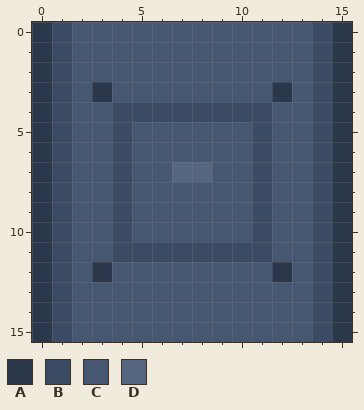
A pixel-art file gets an edit: src/main/art/machines/block/ctm/advstructureblock/vertical.aseprite. The picture above is the old version.
16x16 pixels, 1 frame. Colours within 5 levels of each other are drawn and written as one.
Visible layers, top first: "Hardware and tone variation", "Seams and recesses", "Material".
Palette (. is transparent): A #2b374b  B #3b4b63  C #465871  D #556780
Pixels before, first column x 0:
 0 ABCCCCCCCCCCCCBA
 1 ABCCCCCCCCCCCCBA
 2 ABCCCCCCCCCCCCBA
 3 ABCACCCCCCCCACBA
 4 ABCCBBBBBBBBCCBA
 5 ABCCBCCCCCCBCCBA
 6 ABCCBCCCCCCBCCBA
 7 ABCCBCCDDCCBCCBA
 8 ABCCBCCCCCCBCCBA
 9 ABCCBCCCCCCBCCBA
10 ABCCBCCCCCCBCCBA
11 ABCCBBBBBBBBCCBA
12 ABCACCCCCCCCACBA
13 ABCCCCCCCCCCCCBA
14 ABCCCCCCCCCCCCBA
15 ABCCCCCCCCCCCCBA
The same view after the edit:
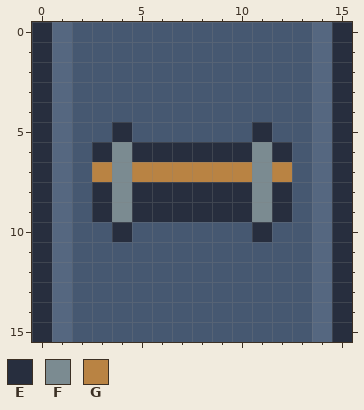
Colours new in this view: E #272e3e  F #7b8b91  G #b98343
The exact change:
layer "Casing and perimeter" added
layer "Recessed channel and clips" added
layer "Material" removed
layer "Seams and recesses" removed
layer "Hardware and tone variation" removed
Layers "Recessed channel and clips", "Casing and perimeter":
Colour C replaces colour A in row 3 at x 3 and 12; in row 12 at x 3 and 12.
Colour C replaces colour B in row 4 at x 4 to 11; in row 11 at x 4 to 11.
Colour D replaces colour B in rows 0 to 15 at x 1 and 14.
Colour E replaces colour A in rows 0 to 15 at x 0 and 15.
Colour E replaces colour B in row 5 at x 4 and 11; in row 10 at x 4 and 11.
Colour E replaces colour C in row 6 at x 3, 5 to 10 and 12; in rows 8 to 9 at x 3, 5 to 10 and 12.
Colour F replaces colour B in rows 6 to 9 at x 4 and 11.
Colour G replaces colour C in row 7 at x 3, 5 to 6, 9 to 10 and 12.
Colour G replaces colour D in row 7 at x 7 to 8.
